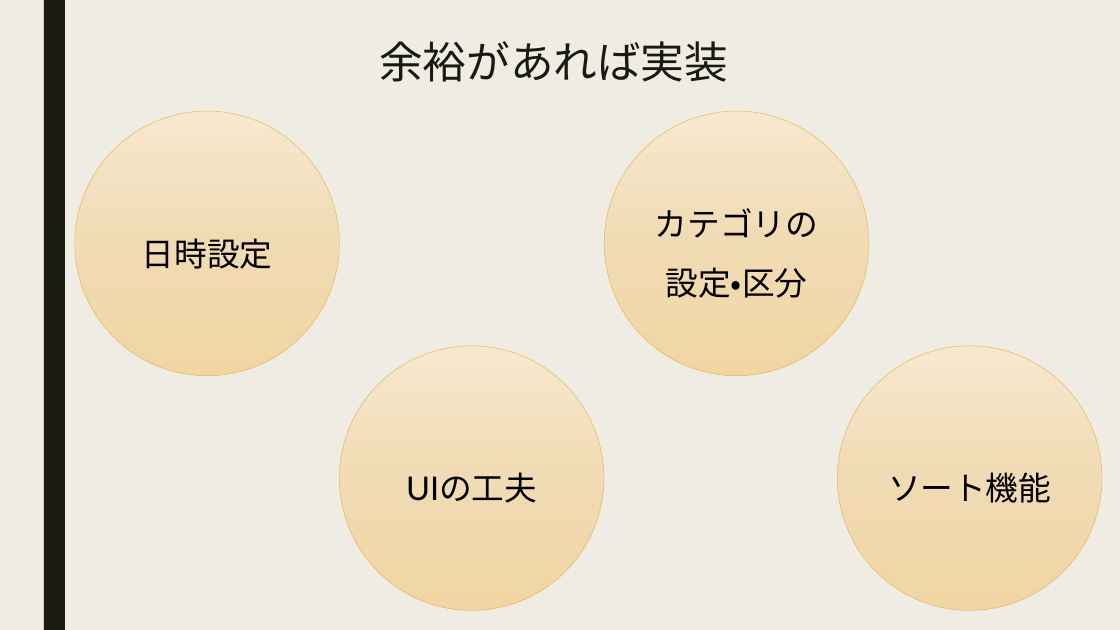
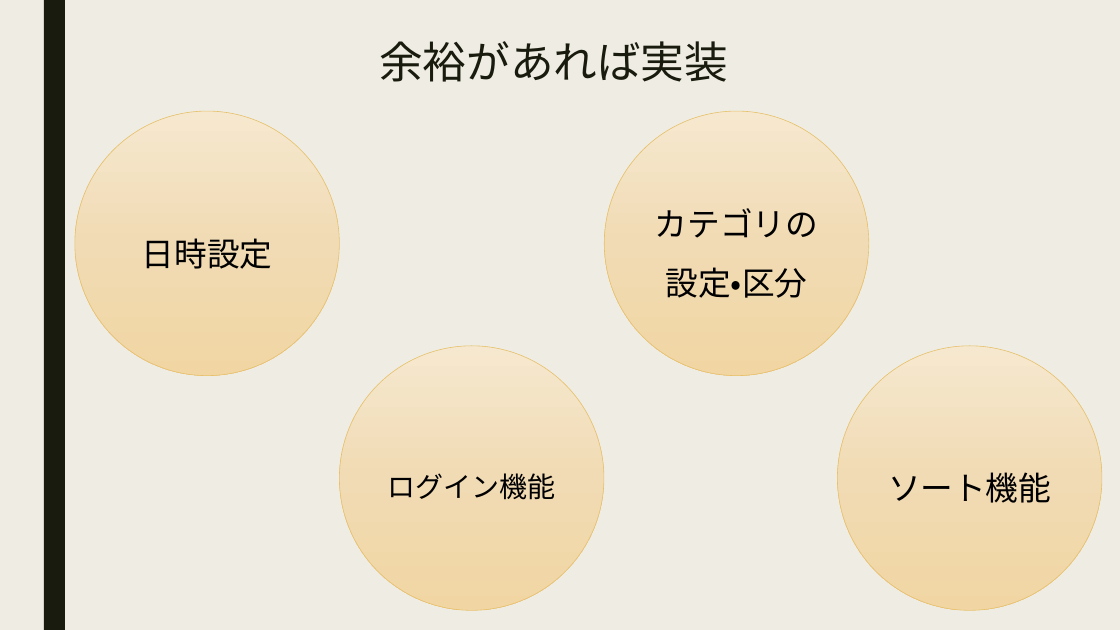
Before and after one commit to utaryu0520/mobile_utagawa2, a slide deck: slide 3 of モバイル授業_todoリスト.pptx. Drawn at 1120x630 pixels with LibreOffice and Linux fonts; fonts in the diff are those of the drawing. Boxes give left, top, right and bottom in pixels: in the first picture for what was removed or moved away, otherwise in the second. Text is boxed around its words. In the diff, an @@ line names an element or a change of style, - is before the commit and + after.

Commit message:
アカウント機能追加

```diff
--- a/モバイル授業_todoリスト.pptx
+++ b/モバイル授業_todoリスト.pptx
@@ text in ellipse at <box>388,473,556,500</box>: text changed; size 28 to 24 pt @@
-UIの工夫
+ログイン機能
```
Also in this commit, not shown: 11 other files.
